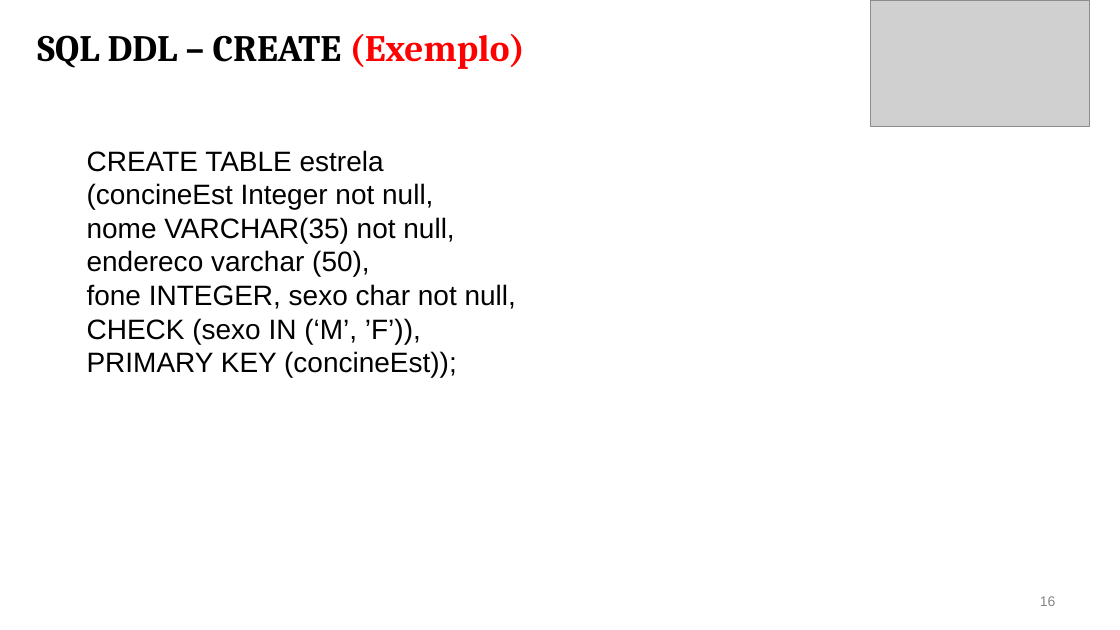
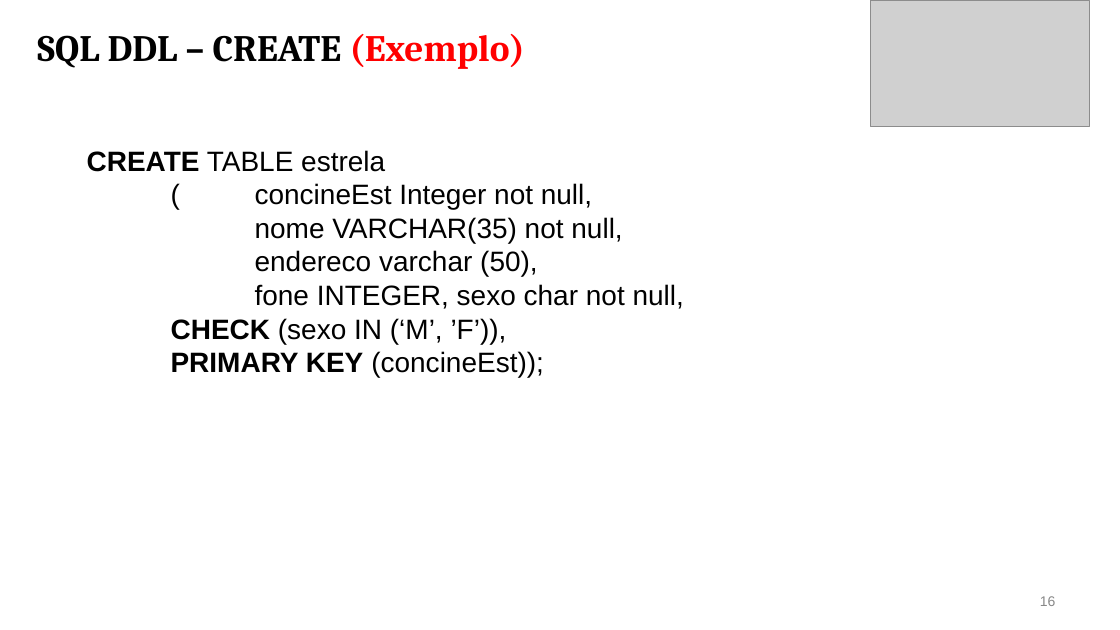
Before and after one commit to CloudEducationBrazil/WydenBancoDados, a slide deck: slide 16 of 01 Classes/Aula05- BD SQL DDL.pptx. Drawn at 1120x630 pixels with LibreOffice and Linux fonts; fonts in the diff are those of the drawing; grey boxes stand for pictures. Boxes give left, top, right and bottom in pixels: in the first picture for what was removed or moved away, otherwise in the second. Text is boxed around its words. In the diff, an @@ line names an element or a change of style, - is before the commit and + after.

```diff
--- a/01 Classes/Aula05- BD SQL DDL.pptx
+++ b/01 Classes/Aula05- BD SQL DDL.pptx
@@ text at (87, 150, 544, 377): bold on in "CREATE", "CHECK", "PRIMARY KEY" @@
@@ text at (255, 183, 592, 209): spaces changed @@
-(concineEst Integer not null,
+( concineEst Integer not null,
```
Also in this commit, not shown: 9 other slides changed, 2 other files.
